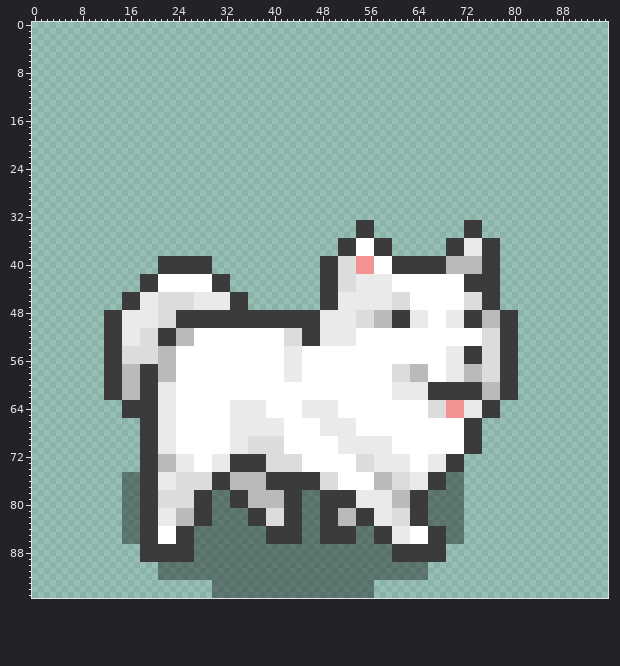
Edited in one commit: sprite sheet (assets/dog/tile005.png). The first picture shows the starting point.
The file is 96x96 pixels. Colours within 5 levels of each other are drawn and written as one.
Now the later version:
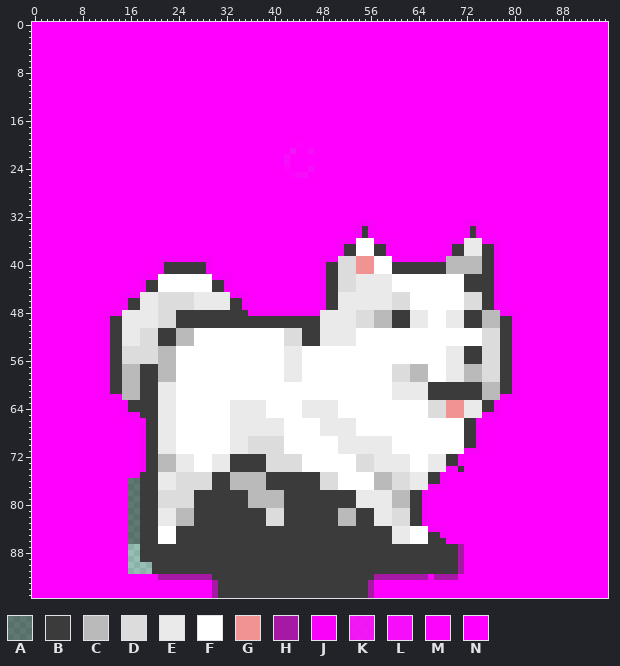
Palette (. is transparent): A #0000005d  B #3b3b3b  C #bababa  D #dcdcdc  E #eaeaea  F #ffffff  G #f19393  H #a519a5  J #f902f9  K #ff00ffdf  L #ff00ffec  M #ff00fff9  N #ff00ff
From old to new:
y 0..19: x 0..95 ................................................................................................ -> NNNNNNNNNNNNNNNNNNNNNNNNNNNNNNNNNNNNNNNNNNNNNNNNNNNNNNNNNNNNNNNNNNNNNNNNNNNNNNNNNNNNNNNNNNNNNNNN
y 20: x 0..95 ................................................................................................ -> NNNNNNNNNNNNNNNNNNNNNNNNNNNNNNNNNNNNNNNNNNNNMNNNNNNNNNNNNNNNNNNNNNNNNNNNNNNNNNNNNNNNNNNNNNNNNNNN
y 21: x 0..95 ................................................................................................ -> NNNNNNNNNNNNNNNNNNNNNNNNNNNNNNNNNNNNNNNNNNNKNNLNNNNNNNNNNNNNNNNNNNNNNNNNNNNNNNNNNNNNNNNNNNNNNNNN
y 22..23: x 0..95 ................................................................................................ -> NNNNNNNNNNNNNNNNNNNNNNNNNNNNNNNNNNNNNNNNNNLNNNNNNNNNNNNNNNNNNNNNNNNNNNNNNNNNNNNNNNNNNNNNNNNNNNNN
y 24: x 0..95 ................................................................................................ -> NNNNNNNNNNNNNNNNNNNNNNNNNNNNNNNNNNNNNNNNNNMNNNLNNNNNNNNNNNNNNNNNNNNNNNNNNNNNNNNNNNNNNNNNNNNNNNNN
y 25: x 0..95 ................................................................................................ -> NNNNNNNNNNNNNNNNNNNNNNNNNNNNNNNNNNNNNNNNNNNMLLNNNNNNNNNNNNNNNNNNNNNNNNNNNNNNNNNNNNNNNNNNNNNNNNNN
y 26..32: x 0..95 ................................................................................................ -> NNNNNNNNNNNNNNNNNNNNNNNNNNNNNNNNNNNNNNNNNNNNNNNNNNNNNNNNNNNNNNNNNNNNNNNNNNNNNNNNNNNNNNNNNNNNNNNN
y 33: x 0..95 ......................................................BBB...............BBB..................... -> NNNNNNNNNNNNNNNNNNNNNNNNNNNNNNNNNNNNNNNNNNNNNNNNNNNNNNJJJNNNNNNNNNNNNNNNJJJNNNNNNNNNNNNNNNNNNNNN
y 34..35: x 0..54 ......................................................B -> NNNNNNNNNNNNNNNNNNNNNNNNNNNNNNNNNNNNNNNNNNNNNNNNNNNNNNJ; x 56..72 B...............B -> JNNNNNNNNNNNNNNNJ; x 74..95 B..................... -> JNNNNNNNNNNNNNNNNNNNNN
y 36: x 0..53 ...................................................BBB -> NNNNNNNNNNNNNNNNNNNNNNNNNNNNNNNNNNNNNNNNNNNNNNNNNNNJJJ; x 57..71 BBB.........BBB -> JJJNNNNNNNNNJJJ; x 75..95 BBB.................. -> JJJNNNNNNNNNNNNNNNNNN
y 37..38: x 0..51 ...................................................B -> NNNNNNNNNNNNNNNNNNNNNNNNNNNNNNNNNNNNNNNNNNNNNNNNNNNJ; x 59..69 B.........B -> JNNNNNNNNNJ; x 77..95 B.................. -> JNNNNNNNNNNNNNNNNNN
y 39: x 0..50 .....................BBBBBBBBB..................BBB -> NNNNNNNNNNNNNNNNNNNNNJJJJJJJJJNNNNNNNNNNNNNNNNNNJJJ; x 60..68 BBBBBBBBB -> JJJJJJJJJ; x 77..95 B.................. -> JNNNNNNNNNNNNNNNNNN
y 40..41: x 0..21 .....................B -> NNNNNNNNNNNNNNNNNNNNNJ; x 29..48 B..................B -> JNNNNNNNNNNNNNNNNNNJ; x 77..95 B.................. -> JNNNNNNNNNNNNNNNNNN
y 42: x 0..20 ..................BBB -> NNNNNNNNNNNNNNNNNNJJJ; x 30..48 BBB...............B -> JJJNNNNNNNNNNNNNNNJ; x 77..95 B.................. -> JNNNNNNNNNNNNNNNNNN
y 43..44: x 0..18 ..................B -> NNNNNNNNNNNNNNNNNNJ; x 32..48 B...............B -> JNNNNNNNNNNNNNNNJ; x 77..95 B.................. -> JNNNNNNNNNNNNNNNNNN
y 45: x 0..17 ...............BBB -> NNNNNNNNNNNNNNNJJJ; x 33..48 BBB............B -> JJJNNNNNNNNNNNNJ; x 77..95 B.................. -> JNNNNNNNNNNNNNNNNNN
y 46..47: x 0..15 ...............B -> NNNNNNNNNNNNNNNJ; x 35..48 B............B -> JNNNNNNNNNNNNJ; x 77..95 B.................. -> JNNNNNNNNNNNNNNNNNN
y 48: x 0..14 ............BBB -> NNNNNNNNNNNNJJJ; x 36..47 BBBBBBBBBBBB -> JJJJJJJJJJJJ; x 78..95 BBB............... -> JJJNNNNNNNNNNNNNNN
y 49..61: x 0..12 ............B -> NNNNNNNNNNNNJ; x 80..95 B............... -> JNNNNNNNNNNNNNNN
y 62: x 0..14 ............BBB -> NNNNNNNNNNNNJJJ; x 78..95 BBB............... -> JJJNNNNNNNNNNNNNNN
y 63..64: x 0..15 ...............B -> NNNNNNNNNNNNNNNJ; x 77..95 B.................. -> JNNNNNNNNNNNNNNNNNN
y 65: x 0..17 ...............BBB -> NNNNNNNNNNNNNNNJJJ; x 75..95 BBB.................. -> JJJNNNNNNNNNNNNNNNNNN
y 66..70: x 0..18 ..................B -> NNNNNNNNNNNNNNNNNNJ; x 74..95 B..................... -> JNNNNNNNNNNNNNNNNNNNNN
y 71: x 0..18 ..................B -> NNNNNNNNNNNNNNNNNNJ; x 72..95 BBB..................... -> JJJNNNNNNNNNNNNNNNNNNNNN
y 72..73: x 0..18 ..................B -> NNNNNNNNNNNNNNNNNNJ; x 71..95 B........................ -> JNNNNNNNNNNNNNNNNNNNNNNNN
y 74: x 0..18 ..................B -> NNNNNNNNNNNNNNNNNNJ; x 69..70 BB -> JJ; x 72..95 ........................ -> NNNNNNNNNNNNNNNNNNNNNNNN
y 75: x 0..17 ...............AAA -> NNNNNNNNNNNNNNNNNN; x 68..95 BAAA........................ -> JNNNNNNNNNNNNNNNNNNNNNNNNNNN
y 76: x 0..15 ...............A -> NNNNNNNNNNNNNNNN; x 68..95 BAAA........................ -> JNNNNNNNNNNNNNNNNNNNNNNNNNNN
y 77: x 0..15 ...............A -> NNNNNNNNNNNNNNNN; x 66..95 BBBAAA........................ -> JJJNNNNNNNNNNNNNNNNNNNNNNNNNNN
y 78..80: x 0..15 ...............A -> NNNNNNNNNNNNNNNN; x 30..32 AAA -> BBB; x 45..47 AAA -> BBB; x 65..95 BAAAAAA........................ -> JNNNNNNNNNNNNNNNNNNNNNNNNNNNNNN
y 81..83: x 0..15 ...............A -> NNNNNNNNNNNNNNNN; x 30..35 AAAAAA -> BBBBBB; x 45..47 AAA -> BBB; x 65..95 BAAAAAA........................ -> JNNNNNNNNNNNNNNNNNNNNNNNNNNNNNN
y 84: x 0..15 ...............A -> NNNNNNNNNNNNNNNN; x 27..38 AAAAAAAAAAAA -> BBBBBBBBBBBB; x 45..47 AAA -> BBB; x 54..56 AAA -> BBB; x 66..95 BBBAAA........................ -> JJJNNNNNNNNNNNNNNNNNNNNNNNNNNN
y 85: x 0..15 ...............A -> NNNNNNNNNNNNNNNN; x 27..38 AAAAAAAAAAAA -> BBBBBBBBBBBB; x 45..47 AAA -> BBB; x 54..56 AAA -> BBB; x 68..95 BAAA........................ -> JNNNNNNNNNNNNNNNNNNNNNNNNNNN
y 86: x 0..15 ...............A -> NNNNNNNNNNNNNNNN; x 27..38 AAAAAAAAAAAA -> BBBBBBBBBBBB; x 45..47 AAA -> BBB; x 54..56 AAA -> BBB; x 69..95 AAA........................ -> NNNNNNNNNNNNNNNNNNNNNNNNNNN
y 87..89: x 0..15 ................ -> NNNNNNNNNNNNNNNN; x 27..59 AAAAAAAAAAAAAAAAAAAAAAAAAAAAAAAAA -> BBBBBBBBBBBBBBBBBBBBBBBBBBBBBBBBB; x 69..95 ........................... -> BBHNNNNNNNNNNNNNNNNNNNNNNNN
y 90..91: x 0..15 ................ -> NNNNNNNNNNNNNNNN; x 20..95 .AAAAAAAAAAAAAAAAAAAAAAAAAAAAAAAAAAAAAAAAAAAAA.............................. -> BBBBBBBBBBBBBBBBBBBBBBBBBBBBBBBBBBBBBBBBBBBBBBBBBBBHNNNNNNNNNNNNNNNNNNNNNNNN
y 92: x 0..95 .....................AAAAAAAAAAAAAAAAAAAAAAAAAAAAAAAAAAAAAAAAAAAAA.............................. -> NNNNNNNNNNNNNNNNNNNNNHHHHHHHHHBBBBBBBBBBBBBBBBBBBBBBBBBBBHHHHHHHHHNHHHHNNNNNNNNNNNNNNNNNNNNNNNNN
y 93..95: x 0..95 ..............................AAAAAAAAAAAAAAAAAAAAAAAAAAA....................................... -> NNNNNNNNNNNNNNNNNNNNNNNNNNNNNNHBBBBBBBBBBBBBBBBBBBBBBBBBHNNNNNNNNNNNNNNNNNNNNNNNNNNNNNNNNNNNNNNN
Boxes around the changes in both pictures, in picture pixels (x1, y1, x2, y2):
changed: (32, 22, 608, 598)
